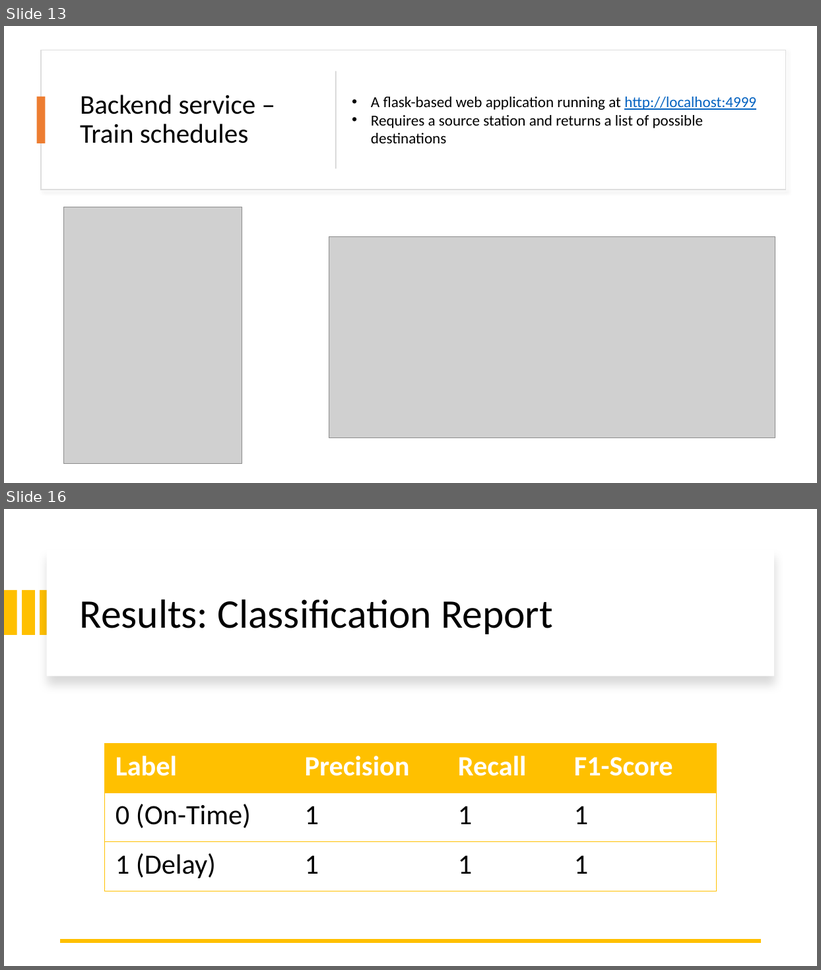
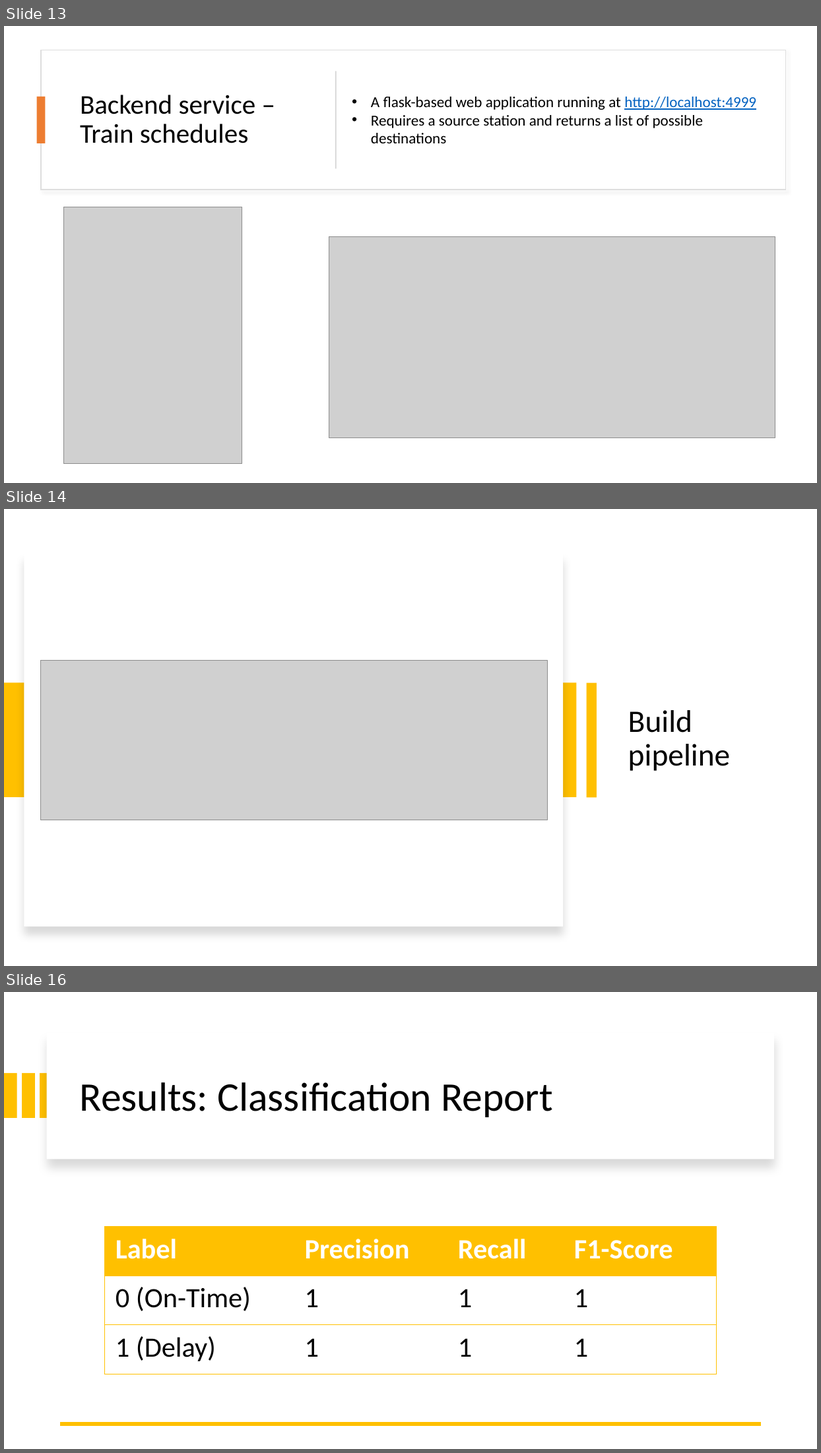
Before and after one commit to ziaulchowdhury/train-delay-prediction-system, a slide deck: documentation/ML_Project.pptx. Shown one above the other, each under a label of ours: slides 13 and 16 before the commit, slides 13, 14 and 16 after it; the slides between them are not shown. The pictures are 821x970 and 821x1453 pixels, drawn with LibreOffice and Linux fonts; fonts in the diff are those of the drawing; grey boxes stand for pictures. Boxes give left, top, right and bottom in pixels: in the first picture for what was removed or moved away, otherwise in the second. Text is boxed around its words. In the diff, an @@ line names an element or a change of style, - is before the commit and + after.

```diff
--- a/documentation/ML_Project.pptx
+++ b/documentation/ML_Project.pptx
@@ slide 14 added at (4,509,817,966), background #FFFFFF @@
@@ rectangle added at (24,553,564,927), fill #FFFFFF @@
@@ picture added at (40,660,548,820) @@
@@ rectangle added at (4,683,577,798), fill #FFC000 @@
@@ rectangle added at (586,683,597,798), fill #FFC000 @@
@@ title added at (628,710,731,771), 37 pt, text #000000 @@
+Build pipeline
```
Also in this commit, not shown: 2 slides changed, 1 slide removed.
